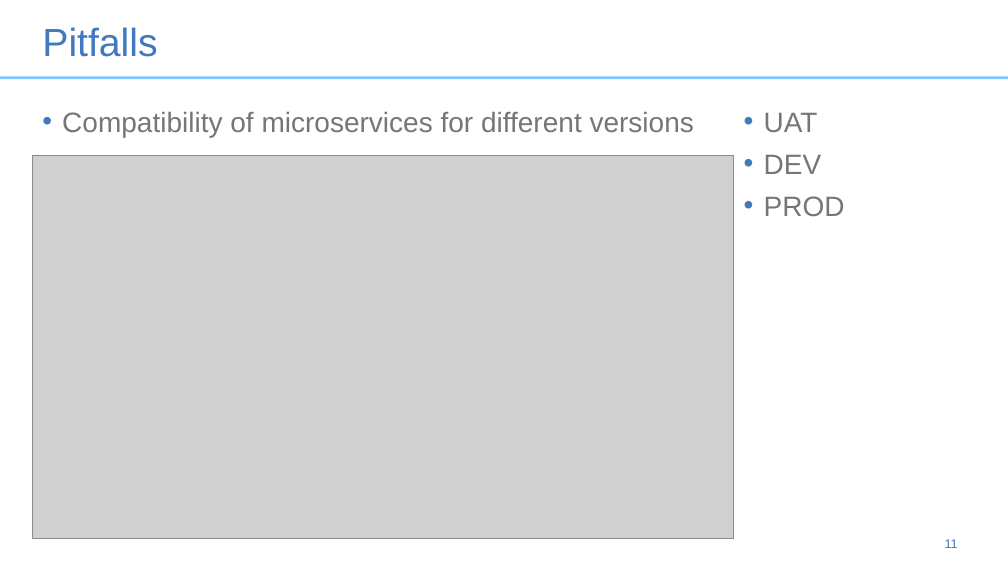
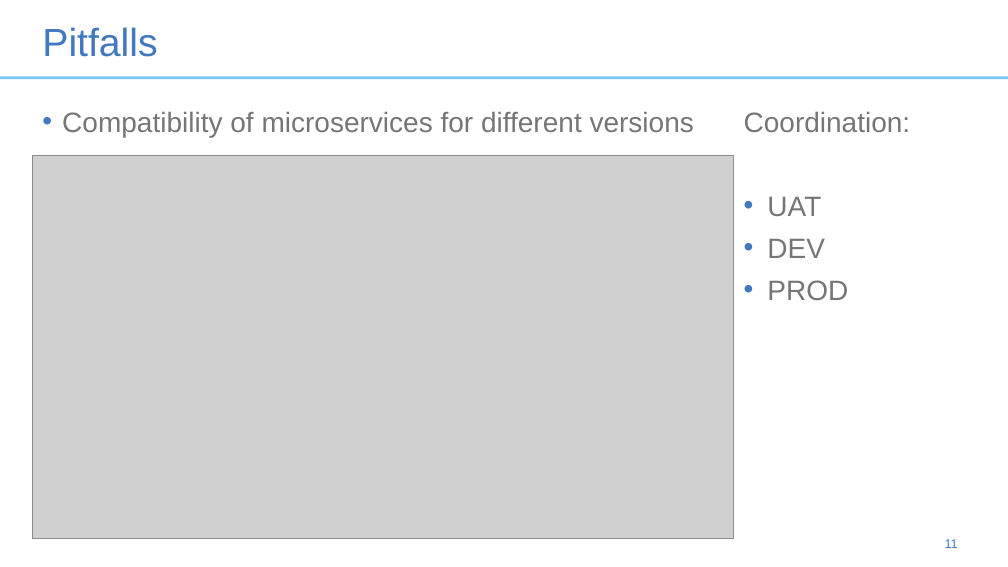
Before and after one commit to bhajian/talks, a slide deck: slide 11 of Tech-connect.ppt. Drawn at 1008x567 pixels with LibreOffice and Linux fonts; fonts in the diff are those of the drawing; grey boxes stand for pictures. Boxes give left, top, right and bottom in pixels: in the first picture for what was removed or moved away, otherwise in the second. Text is boxed around its words. In the diff, an @@ line names an element or a change of style, - is before the commit and + after.

```diff
--- a/Tech-connect.ppt
+++ b/Tech-connect.ppt
@@ text at <box>744,111,911,132</box>: paragraph added @@
+Coordination:
@@ text at <box>767,197,848,300</box>: indent changed @@
```
Also in this commit, not shown: 6 other slides changed, 1 slide added, 1 slide removed.
